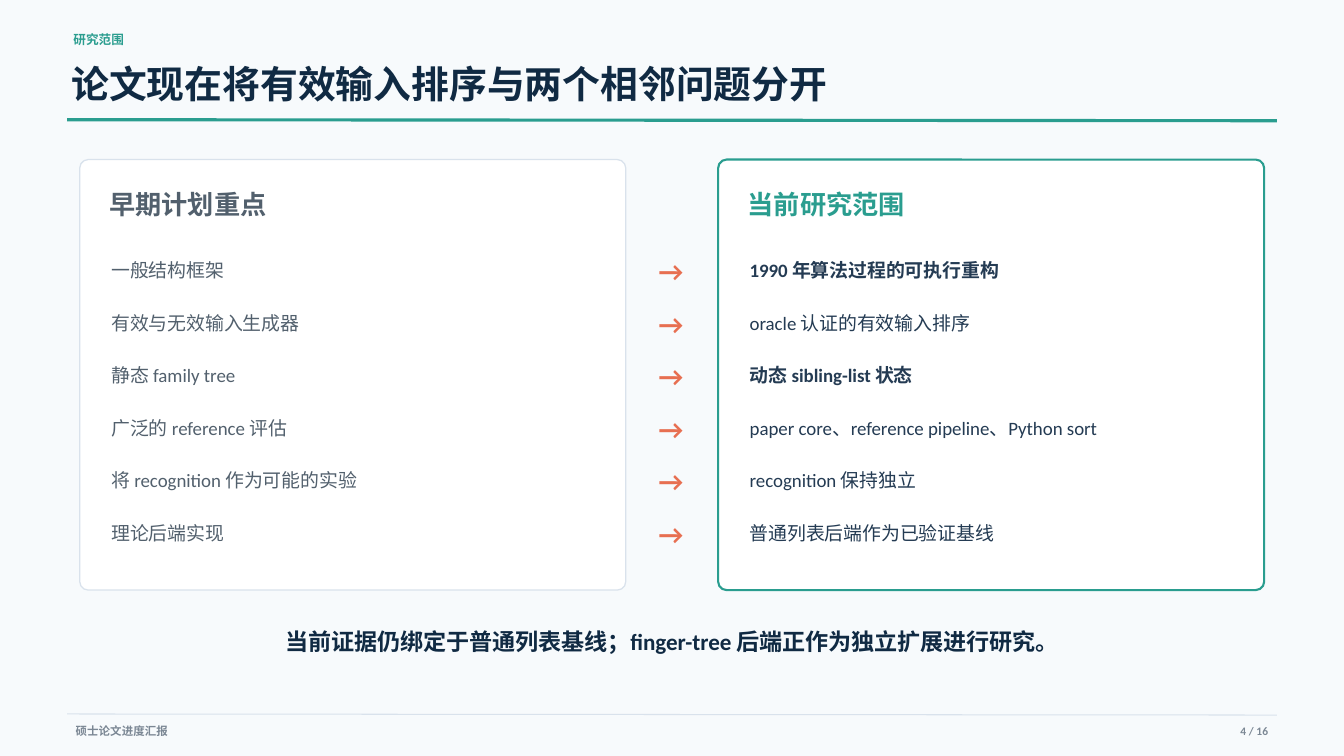
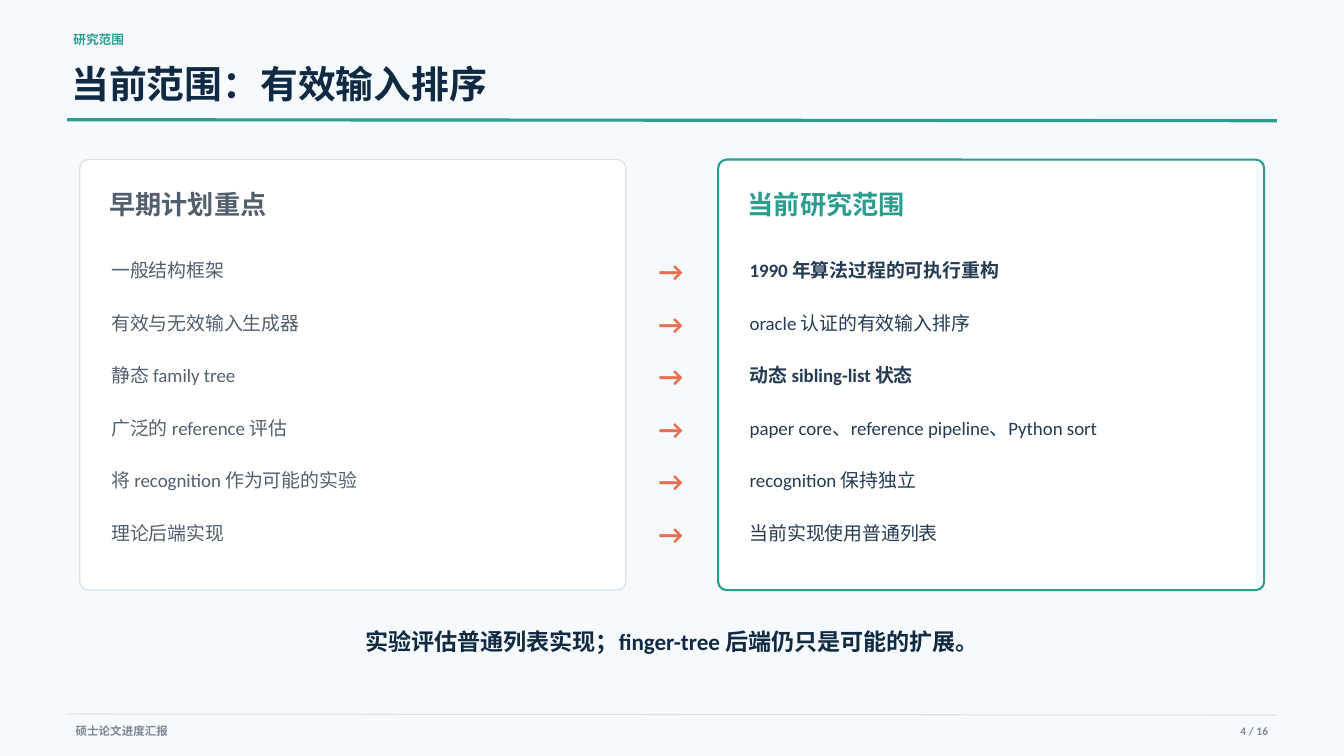
Before and after one commit to YixueWang983/jordan-sorting, a slide deck: slide 4 of presentations/progress_report/Jordan_Sorting_Progress_Report_ZH.pptx. Drawn at 1344x756 pixels with LibreOffice and Linux fonts; fonts in the diff are those of the drawing. Boxes give left, top, right and bottom in pixels: in the first picture for what was removed or moved away, otherwise in the second. Text is boxed around its words. In the diff, an @@ line names an element or a change of style, - is before the commit and + after.

```diff
--- a/presentations/progress_report/Jordan_Sorting_Progress_Report_ZH.pptx
+++ b/presentations/progress_report/Jordan_Sorting_Progress_Report_ZH.pptx
@@ text at (71, 65, 487, 102): text changed @@
-论文现在将有效输入排序与两个相邻问题分开
+当前范围：有效输入排序
@@ text at (750, 524, 938, 542): text changed @@
-普通列表后端作为已验证基线
+当前实现使用普通列表
@@ text at (366, 630, 978, 654): text changed @@
-当前证据仍绑定于普通列表基线；finger-tree 后端正作为独立扩展进行研究。
+实验评估普通列表实现；finger-tree 后端仍只是可能的扩展。
```
Also in this commit, not shown: 8 other slides changed, 5 other files.
